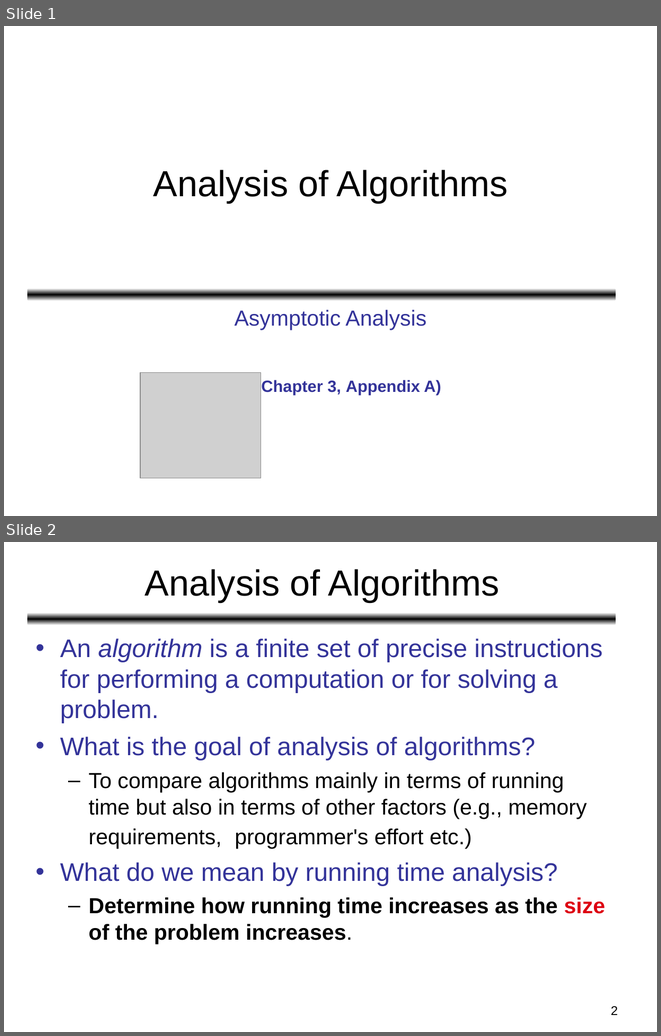
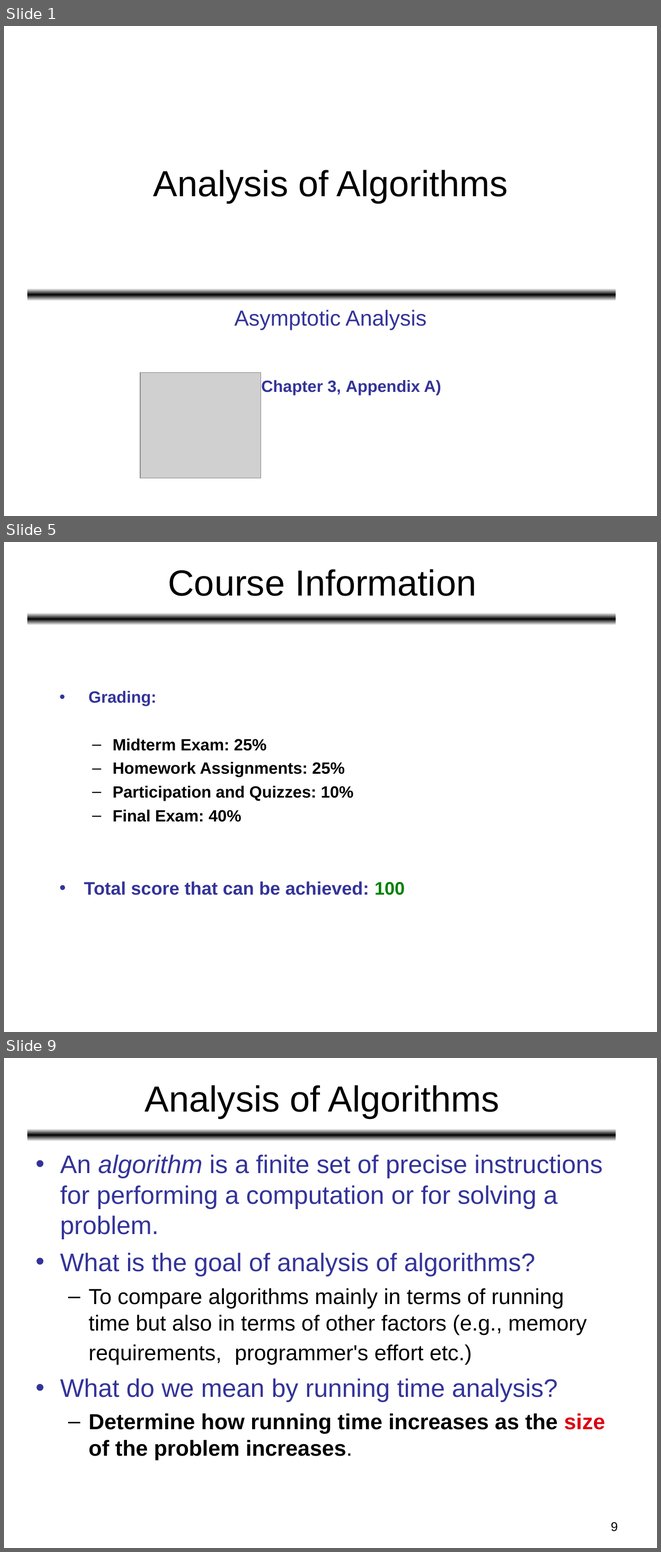
Before and after one commit to HatimAlsuwat/HatimAlsuwat.github.io, a slide deck: algorithms/Lecture 1.ppt. Shown one above the other, each under a label of ours: slides 1 and 2 before the commit, slides 1, 5 and 9 after it; the slides between them are not shown. The pictures are 661x1036 and 661x1552 pixels, drawn with LibreOffice and Linux fonts; fonts in the diff are those of the drawing; grey boxes stand for pictures. Boxes give left, top, right and bottom in pixels: in the first picture for what was removed or moved away, otherwise in the second. Text is boxed around its words. In the diff, an @@ line names an element or a change of style, - is before the commit and + after.

```diff
--- a/algorithms/Lecture 1.ppt
+++ b/algorithms/Lecture 1.ppt
@@ slide 5 added at [4, 542, 657, 1032], background #FFFFFF; not listed: 1 template element that a slide beside it also shows @@
@@ title added at [168, 569, 476, 596], 40 pt, text #000000 @@
+Course Information
@@ text added at [84, 690, 405, 895], 18 pt, text #000000, bold @@
+• Grading:
+  – Midterm Exam: 25%
+  – Homework Assignments: 25%
+  – Participation and Quizzes: 10%
+  – Final Exam: 40%
+• Total score that can be achieved: 100
@@ what was slide 2 is now slide 9 @@
@@ page number at [611, 1522, 618, 1531]: text changed @@
-2
+9
```
Also in this commit, not shown: 6 other slides added, 1 other file.
